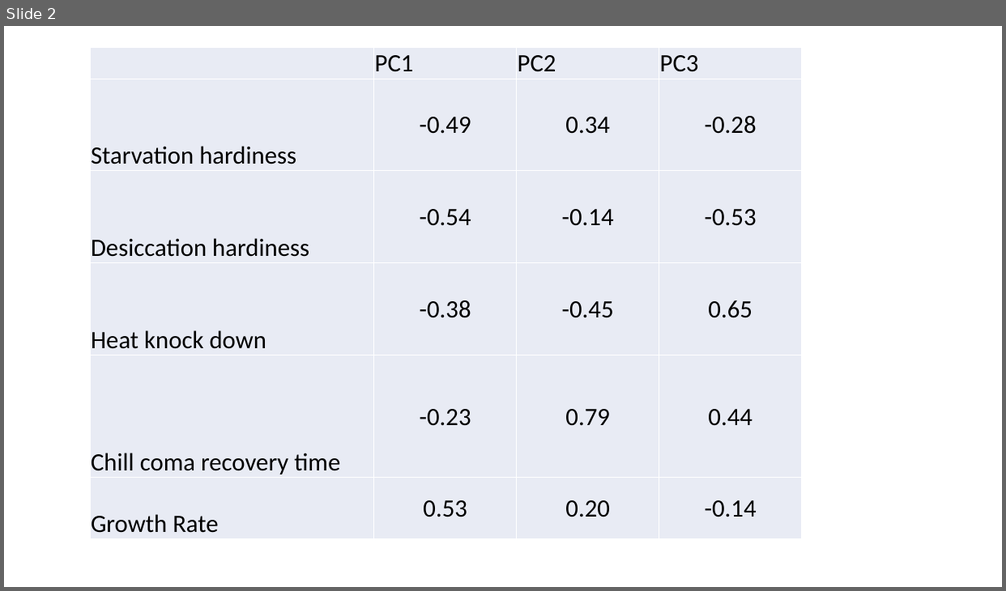
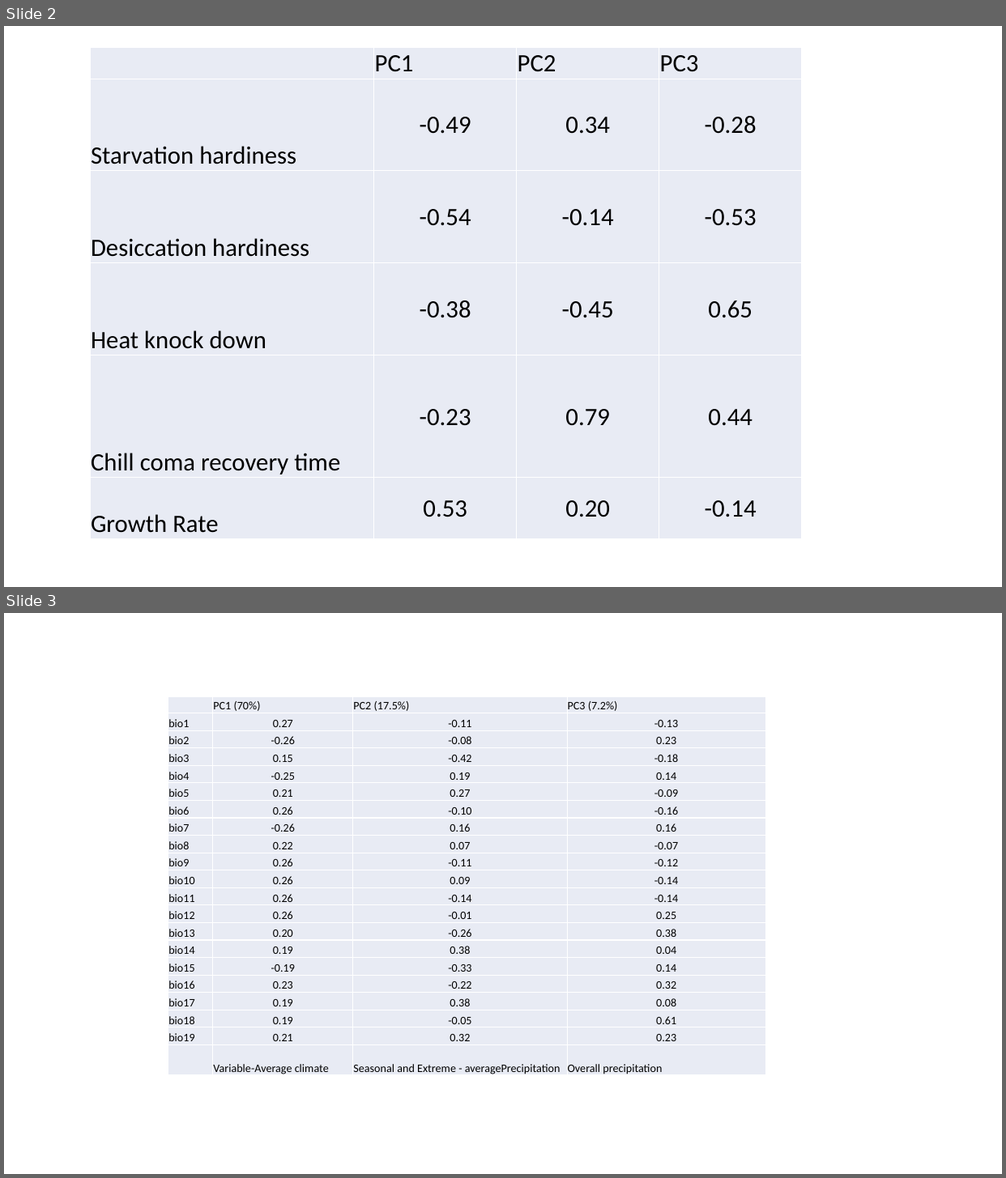
Before and after one commit to chaochen88/latitudinal_variation, a slide deck: 2018-04-02_figure_layout.pptx. Shown one above the other, each under a label of ours: slide 2 before the commit, slides 2 and 3 after it. The pictures are 1006x591 and 1006x1178 pixels, drawn with LibreOffice and Linux fonts; fonts in the diff are those of the drawing. Boxes give left, top, right and bottom in pixels: in the first picture for what was removed or moved away, otherwise in the second. Text is boxed around its words. In the diff, an @@ line names an element or a change of style, - is before the commit and + after.

```diff
--- a/2018-04-02_figure_layout.pptx
+++ b/2018-04-02_figure_layout.pptx
@@ slide 3 added at <box>4,613,1002,1174</box>, background #FFFFFF @@
@@ table added at <box>168,697,765,1078</box>, 21 rows, 4 columns @@
+ | PC1 (70%) | PC2 (17.5%) | PC3 (7.2%)
+bio1 | 0.27 | -0.11 | -0.13
+bio2 | -0.26 | -0.08 | 0.23
+bio3 | 0.15 | -0.42 | -0.18
+bio4 | -0.25 | 0.19 | 0.14
+bio5 | 0.21 | 0.27 | -0.09
+bio6 | 0.26 | -0.10 | -0.16
+bio7 | -0.26 | 0.16 | 0.16
+bio8 | 0.22 | 0.07 | -0.07
+bio9 | 0.26 | -0.11 | -0.12
+bio10 | 0.26 | 0.09 | -0.14
+bio11 | 0.26 | -0.14 | -0.14
+bio12 | 0.26 | -0.01 | 0.25
+bio13 | 0.20 | -0.26 | 0.38
+bio14 | 0.19 | 0.38 | 0.04
+bio15 | -0.19 | -0.33 | 0.14
+bio16 | 0.23 | -0.22 | 0.32
+bio17 | 0.19 | 0.38 | 0.08
+bio18 | 0.19 | -0.05 | 0.61
+bio19 | 0.21 | 0.32 | 0.23
+ | Variable-Average climate | Seasonal and Extreme - averagePrecipitation | Overall precipitation
```
Also in this commit, not shown: 3 other slides added, 1 slide removed, 5 other files.
